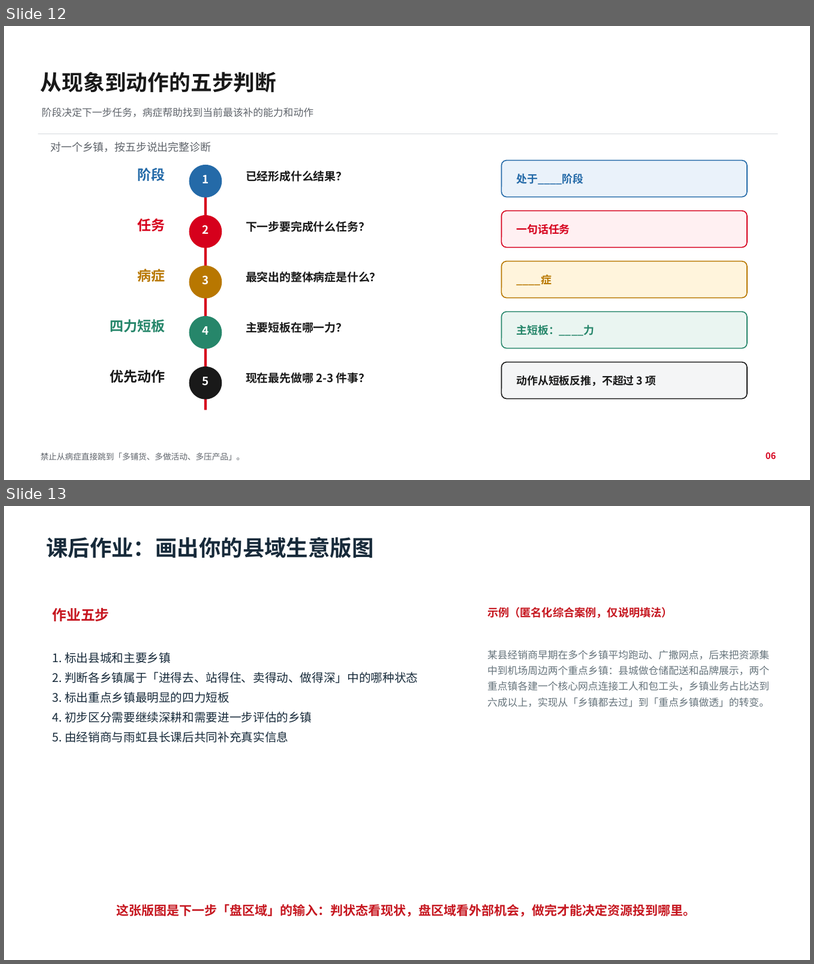
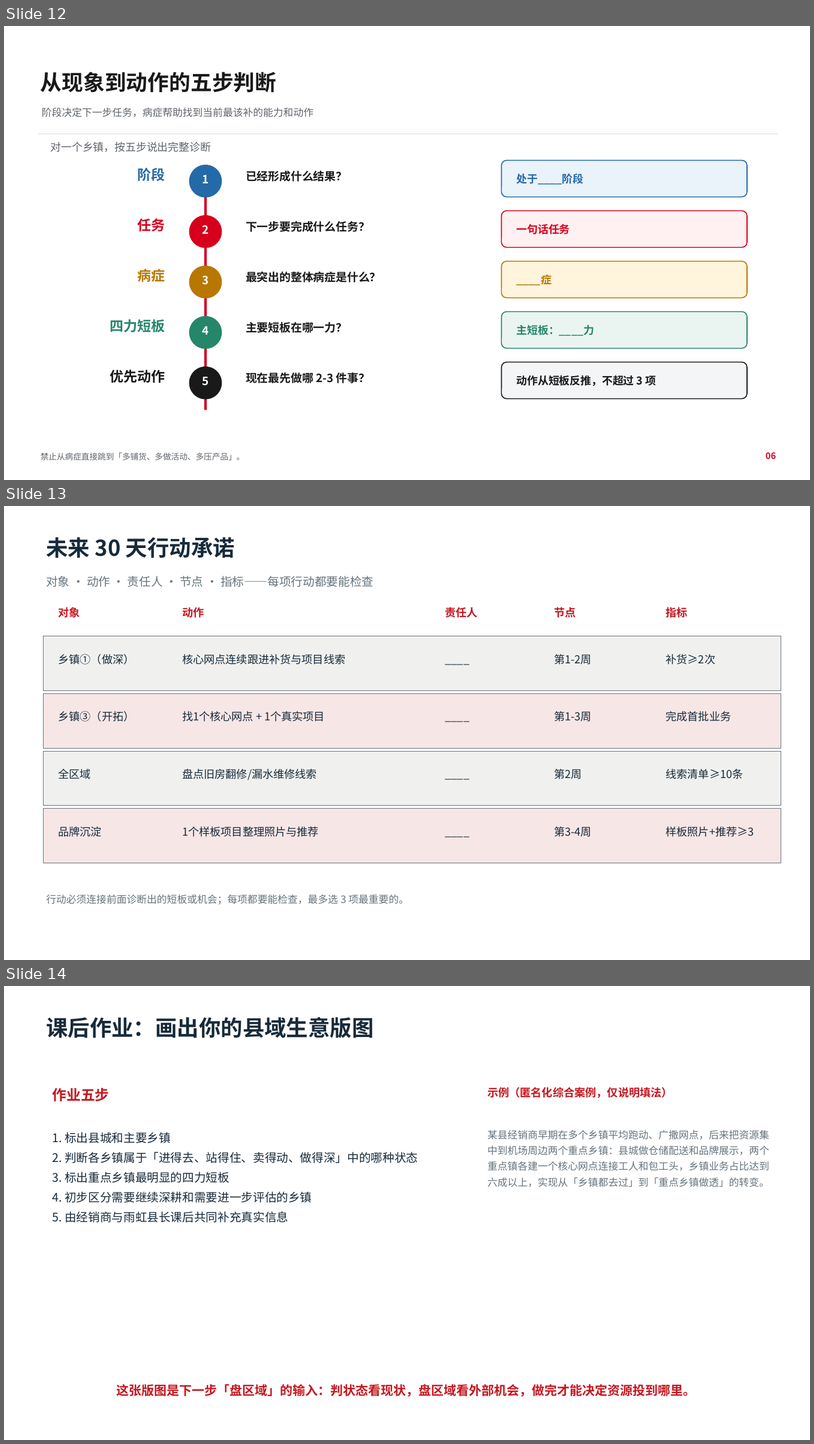
Before and after one commit to swefner/company-ppt-skills, a slide deck: domains/yuhong/outputs/县域机会诊断_看趋势与判状态_老板版_V0.1.pptx. Shown one above the other, each under a label of ours: slides 12 and 13 before the commit, slides 12, 13 and 14 after it. The pictures are 814x964 and 814x1444 pixels, drawn with LibreOffice and Linux fonts; fonts in the diff are those of the drawing; background and template pictures are left out. Boxes give left, top, right and bottom in pixels: in the first picture for what was removed or moved away, otherwise in the second. Text is boxed around its words. In the diff, an @@ line names an element or a change of style, - is before the commit and + after.

```diff
--- a/domains/yuhong/outputs/县域机会诊断_看趋势与判状态_老板版_V0.1.pptx
+++ b/domains/yuhong/outputs/县域机会诊断_看趋势与判状态_老板版_V0.1.pptx
@@ slide 13 added at <box>4,506,810,960</box>, background picture (left out) @@
@@ text added at <box>46,537,235,558</box>, 26 pt, text #172A3A, bold @@
+未来 30 天行动承诺
@@ text added at <box>46,576,374,587</box>, 14 pt, text #66747C @@
+对象 · 动作 · 责任人 · 节点 · 指标——每项行动都要能检查
@@ text added at <box>59,607,80,618</box>, 13 pt, text #C61720, bold @@
+对象
@@ text added at <box>182,607,204,618</box>, 13 pt, text #C61720, bold @@
+动作
@@ text added at <box>446,607,478,618</box>, 13 pt, text #C61720, bold @@
+责任人
@@ text added at <box>554,607,576,618</box>, 13 pt, text #C61720, bold @@
+节点
@@ text added at <box>666,607,688,618</box>, 13 pt, text #C61720, bold @@
+指标
@@ rectangle added at <box>44,636,782,691</box>, fill #F0F1EF, outline #66747C 0.75 pt @@
@@ text added at <box>440,649,542,673</box>, 13 pt, text #172A3A @@
+____
@@ text added at <box>59,654,135,664</box>, 13 pt, text #172A3A @@
+乡镇①（做深）
@@ text added at <box>182,654,345,664</box>, 13 pt, text #172A3A @@
+核心网点连续跟进补货与项目线索
@@ text added at <box>554,654,592,664</box>, 13 pt, text #172A3A @@
+第1-2周
@@ text added at <box>666,654,716,664</box>, 13 pt, text #172A3A @@
+补货≥2次
@@ rectangle added at <box>44,694,782,748</box>, fill #F7E6E6, outline #66747C 0.75 pt @@
@@ text added at <box>59,711,135,721</box>, 13 pt, text #172A3A @@
+乡镇③（开拓）
@@ text added at <box>182,711,325,721</box>, 13 pt, text #172A3A @@
+找1个核心网点 + 1个真实项目
@@ text added at <box>440,707,542,731</box>, 13 pt, text #172A3A @@
+____
@@ text added at <box>554,711,592,721</box>, 13 pt, text #172A3A @@
+第1-3周
@@ text added at <box>666,711,732,721</box>, 13 pt, text #172A3A @@
+完成首批业务
@@ rectangle added at <box>44,751,782,805</box>, fill #F0F1EF, outline #66747C 0.75 pt @@
@@ text added at <box>59,768,91,779</box>, 13 pt, text #172A3A @@
+全区域
@@ text added at <box>182,768,317,780</box>, 13 pt, text #172A3A @@
+盘点旧房翻修/漏水维修线索
@@ text added at <box>440,765,542,789</box>, 13 pt, text #172A3A @@
+____
@@ text added at <box>554,768,582,779</box>, 13 pt, text #172A3A @@
+第2周
@@ text added at <box>666,768,744,779</box>, 13 pt, text #172A3A @@
+线索清单≥10条
@@ rectangle added at <box>44,808,782,863</box>, fill #F7E6E6, outline #66747C 0.75 pt @@
@@ text added at <box>59,826,102,837</box>, 13 pt, text #172A3A @@
+品牌沉淀
@@ text added at <box>182,826,319,837</box>, 13 pt, text #172A3A @@
+1个样板项目整理照片与推荐
@@ text added at <box>440,822,542,846</box>, 13 pt, text #172A3A @@
+____
@@ text added at <box>554,826,592,837</box>, 13 pt, text #172A3A @@
+第3-4周
@@ text added at <box>666,826,755,837</box>, 13 pt, text #172A3A @@
+样板照片+推荐≥3
@@ text added at <box>46,894,409,904</box>, 12 pt, text #66747C @@
+行动必须连接前面诊断出的短板或机会；每项都要能检查，最多选 3 项最重要的。
@@ what was slide 13 is now slide 14 @@
```
Also in this commit, not shown: 3 other files.
